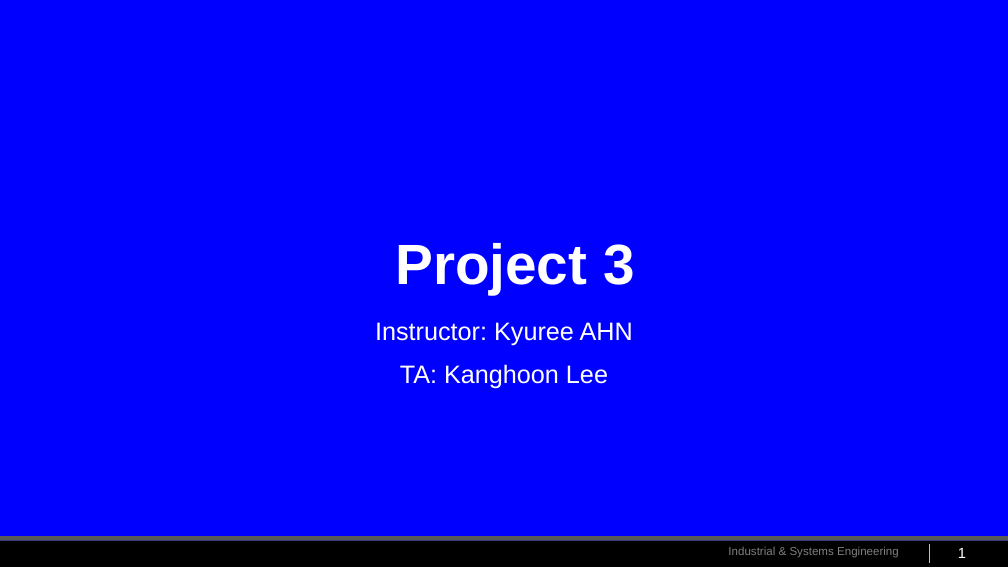
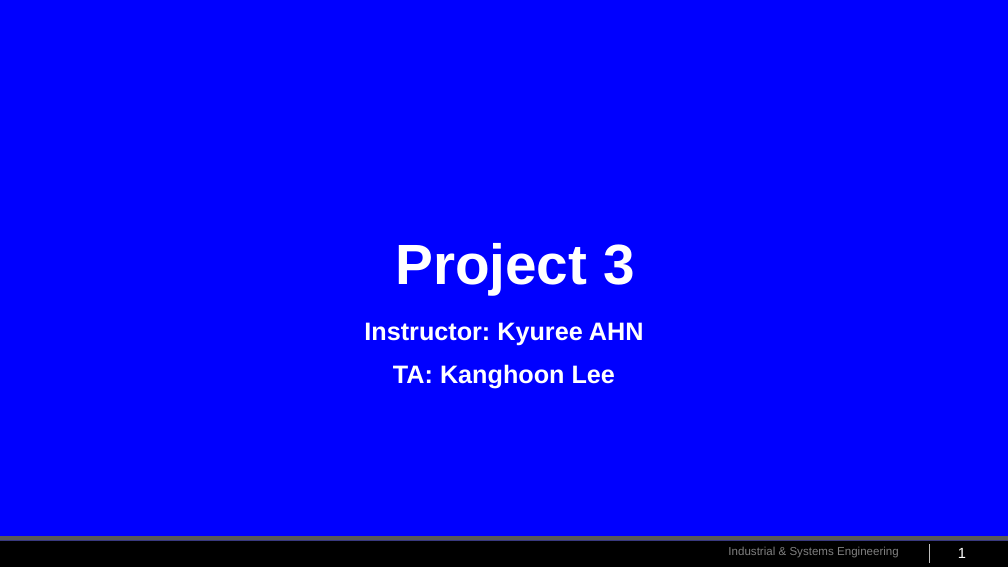
Before and after one commit to cu-rie/gym-poly-reactor-rl, a slide deck: slide 1 of tutorial/Project3_review.pptx. Drawn at 1008x567 pixels with LibreOffice and Linux fonts; fonts in the diff are those of the drawing; background and template pictures are left out. Boxes give left, top, right and bottom in pixels: in the first picture for what was removed or moved away, otherwise in the second. Text is boxed around its words. In the diff, an @@ line names an element or a change of style, - is before the commit and + after.

```diff
--- a/tutorial/Project3_review.pptx
+++ b/tutorial/Project3_review.pptx
@@ subtitle "Instructor: Kyuree AHN" at bbox=[364, 322, 644, 389]: bold on @@
```
Also in this commit, not shown: 3 other slides changed, 25 slides added, 2 other files.
